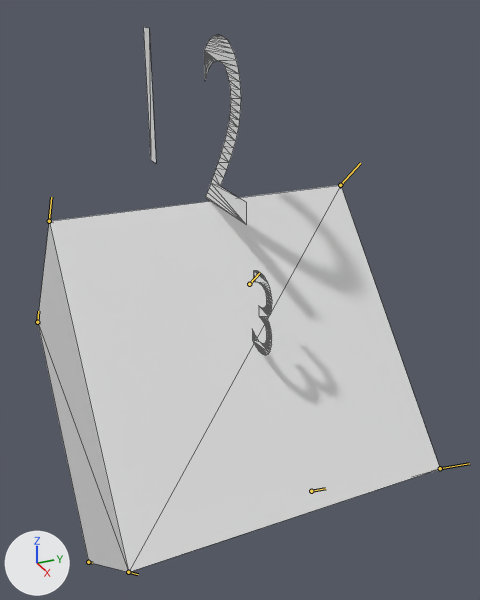
What one commit did to the Blender file Example.blend.
Rendered twice from a 50 mm camera at (2.77, -1.06, 1.83) aimed at (0.02, 0.17, 0.46). The lights are fixed; the arrows at lower left show +X, +Y and +Z. The first picture is the older version. Both versions are drawn at frame 20 of the action 'ArmatureAction'; the numbers are the values there. The bones that change, and the others that lie on the model, are drawn over the model as lines. Mesh edges are drawn as thin lines.
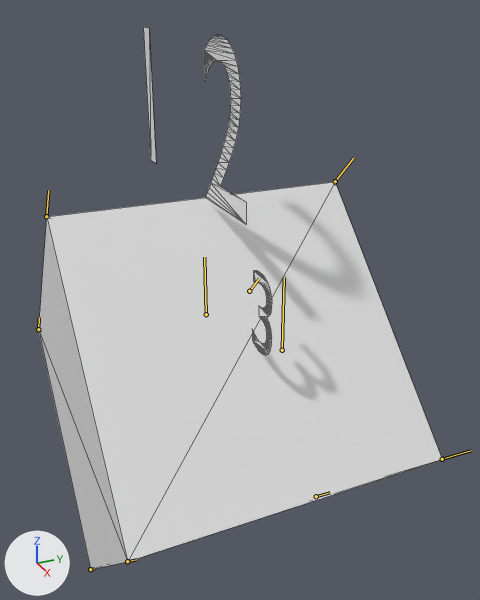
Location of each change, (x1, y1, x2, y2) in pixels of the pictures (480 x 600 px):
'Cube', posed
    before: (38, 27, 440, 572)
    after: (39, 27, 442, 569)
bone 'Bone', root to tip
    before: (49, 221) to (51, 197)
    after: (46, 216) to (48, 190)
bone 'Bone.001', root to tip
    before: (128, 572) to (138, 574)
    after: (127, 561) to (136, 559)
bone 'Bone.002', root to tip
    before: (440, 468) to (469, 463)
    after: (442, 459) to (471, 450)
bone 'Bone.003', root to tip
    before: (340, 185) to (360, 163)
    after: (335, 181) to (353, 158)
bone 'Bone.004', root to tip
    before: (37, 322) to (38, 311)
    after: (38, 329) to (39, 317)
bone 'Bone.005', root to tip
    before: (88, 562) to (92, 563)
    after: (90, 569) to (94, 568)
bone 'Bone.006', root to tip
    before: (311, 491) to (325, 488)
    after: (316, 496) to (330, 492)
bone 'Bone.007', root to tip
    before: (249, 284) to (259, 273)
    after: (249, 291) to (259, 278)

The change, as a list of edits to the scene's bpy script:
```text
Change bone_bone:
    where bone_bone = bpy.data.objects['Armature'].pose.bones['Bone']
    bone_bone.location: (1.053, -0.013, -0.301) -> (1.0, -0.01, -0.3)
    bone_bone.rotation_quaternion: (0.913, 0.0, 0.0, -0.407) -> (0.924, 0.0, 0.0, -0.383)  # degrees (0, 0, -48) -> degrees (0, 0, -45)
Change bone_bone_001:
    where bone_bone_001 = bpy.data.objects['Armature'].pose.bones['Bone.001']
    bone_bone_001.location: (-0.013, -1.053, -0.301) -> (-0.01, -1.0, -0.3)
    bone_bone_001.rotation_quaternion: (0.913, 0.0, 0.0, -0.407) -> (0.924, 0.0, 0.0, -0.383)  # degrees (0, 0, -48) -> degrees (0, 0, -45)
Change bone_bone_002:
    where bone_bone_002 = bpy.data.objects['Armature'].pose.bones['Bone.002']
    bone_bone_002.location: (-0.013, -1.053, 0.301) -> (-0.01, -1.0, 0.3)
    bone_bone_002.rotation_quaternion: (0.913, 0.0, 0.0, -0.407) -> (0.924, 0.0, 0.0, -0.383)  # degrees (0, 0, -48) -> degrees (0, 0, -45)
Change bone_bone_003:
    where bone_bone_003 = bpy.data.objects['Armature'].pose.bones['Bone.003']
    bone_bone_003.location: (1.053, -0.013, 0.301) -> (1.0, -0.01, 0.3)
    bone_bone_003.rotation_quaternion: (0.913, 0.0, 0.0, -0.407) -> (0.924, 0.0, 0.0, -0.383)  # degrees (0, 0, -48) -> degrees (0, 0, -45)
Change bone_bone_004:
    where bone_bone_004 = bpy.data.objects['Armature'].pose.bones['Bone.004']
    bone_bone_004.location: (0.013, 1.053, -0.301) -> (0.01, 1.0, -0.3)
    bone_bone_004.rotation_quaternion: (0.913, 0.0, 0.0, -0.407) -> (0.924, 0.0, 0.0, -0.383)  # degrees (0, 0, -48) -> degrees (0, 0, -45)
Change bone_bone_005:
    where bone_bone_005 = bpy.data.objects['Armature'].pose.bones['Bone.005']
    bone_bone_005.location: (-1.053, 0.013, -0.301) -> (-1.0, 0.01, -0.3)
    bone_bone_005.rotation_quaternion: (0.913, 0.0, 0.0, -0.407) -> (0.924, 0.0, 0.0, -0.383)  # degrees (0, 0, -48) -> degrees (0, 0, -45)
Change bone_bone_006:
    where bone_bone_006 = bpy.data.objects['Armature'].pose.bones['Bone.006']
    bone_bone_006.location: (-1.053, 0.013, 0.301) -> (-1.0, 0.01, 0.3)
    bone_bone_006.rotation_quaternion: (0.913, 0.0, 0.0, -0.407) -> (0.924, 0.0, 0.0, -0.383)  # degrees (0, 0, -48) -> degrees (0, 0, -45)
Change bone_bone_007:
    where bone_bone_007 = bpy.data.objects['Armature'].pose.bones['Bone.007']
    bone_bone_007.location: (0.013, 1.053, 0.301) -> (0.01, 1.0, 0.3)
    bone_bone_007.rotation_quaternion: (0.913, 0.0, 0.0, -0.407) -> (0.924, 0.0, 0.0, -0.383)  # degrees (0, 0, -48) -> degrees (0, 0, -45)
```
